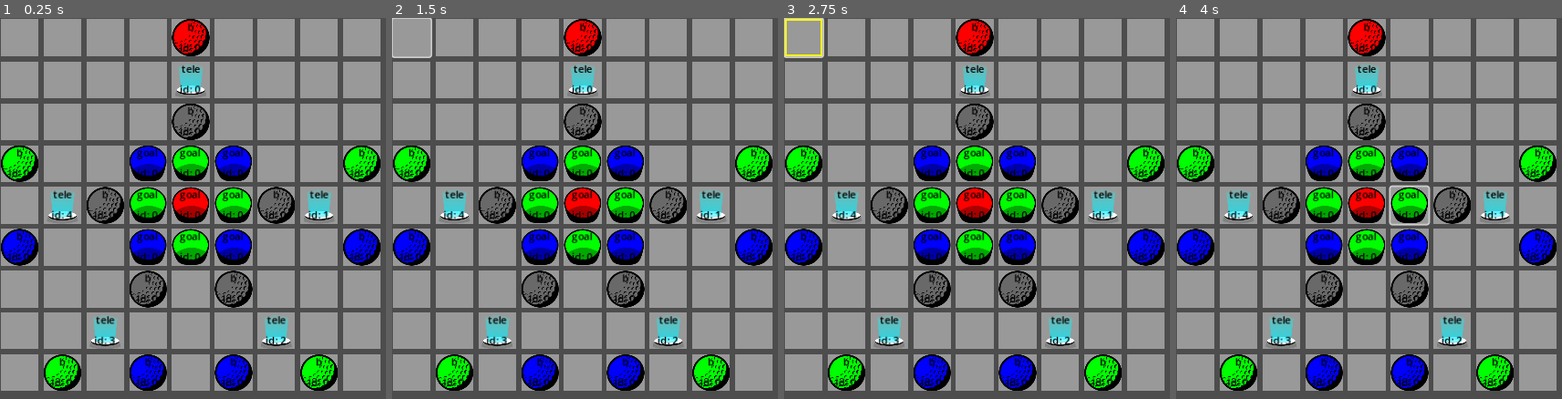
Above: before the commit, frames 1-4 (left to right).
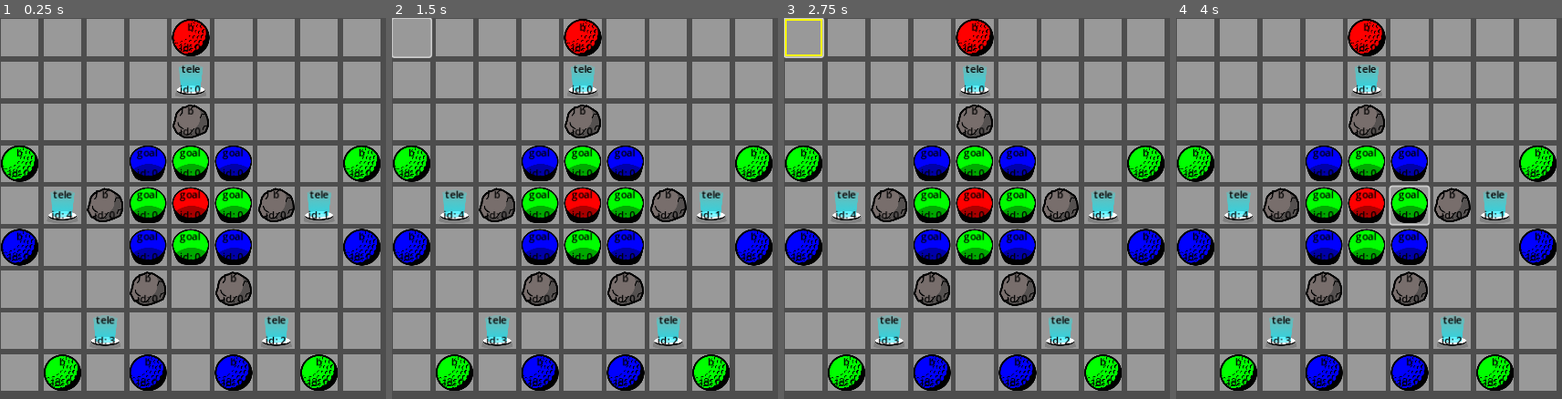
Above: after the commit, the same moments.

Repository: twincannon/GemSlide
Game: Godot game, scene res://scenes/levels/world4/level04-10.tscn
The game is run twice, just before and just after one commit, with the same random seed, the same clock (stepped at 60 frames per second) and the same inputs. This scene is started directly instead of the project's main scene. Sound files missing from this copy of the repository are replaced by a short silence.
Inputs (mouse positions are in pixels of both pictures, inside the frame that each line leads up to):
- Up to frame 1 (0.25 s): no input
- Up to frame 2 (1.5 s): click (411, 37) at 0.52 s; tap Enter at 1.25 s; move the mouse to (689, 345) at 1.27 s; hold D (right) from 1.28 s (still down); click (689, 345) at 1.35 s
- Up to frame 3 (2.75 s): tap Space at 2 s; move the mouse to (outside the picture) at 2.02 s; release D (right) at 2.03 s; hold S (down) from 2.03 s (still down); tap U (unlocklevels) at 2.1 s
- Up to frame 4 (4 s): tap Enter at 2.75 s; move the mouse to (1423, 223) at 2.77 s; release S (down) at 2.78 s; hold D (right) 2.78-3.53 s; click (1423, 223) at 2.85 s; tap Space at 3.5 s; move the mouse to (outside the picture) at 3.52 s; hold W (up) from 3.53 s (still down); tap U (unlocklevels) at 3.6 s

The runs differ from the first frame. In frame 1, 1.7% of the frame differs, in the area x 22-77%, y 22-77%; in frame 2, 1.7%; in frame 3, 1.7%; in frame 4, 1.7%.

Commit message:
level editor rock change

Diff:
--- a/scripts/level_editor/entity_icon_base.gd
+++ b/scripts/level_editor/entity_icon_base.gd
@@ -18,6 +18,7 @@
 var icon_tele = preload("res://assets/art/teleporter.png")
 var icon_tree = preload("res://assets/art/tree.png")
 var icon_water = preload("res://assets/art/waterhazard.png")
+var icon_rock = preload("res://assets/art/rock.png")
 
 @export var entity_type:Globals.EntityType : set = set_entity_type
 @export var entity_text:String : set = set_entity_text
@@ -84,8 +85,8 @@
 			entity_icon.texture = icon_goal
 		Globals.EntityType.BallBlack:
 			entity_text = "b"
-			entity_color = Color.DIM_GRAY
-			entity_icon.texture = icon_ball
+			entity_color = Color.WHITE
+			entity_icon.texture = icon_rock
 		Globals.EntityType.TileBlocker:
 			entity_text = "#"
 			#entity_color = Color.BLACK
